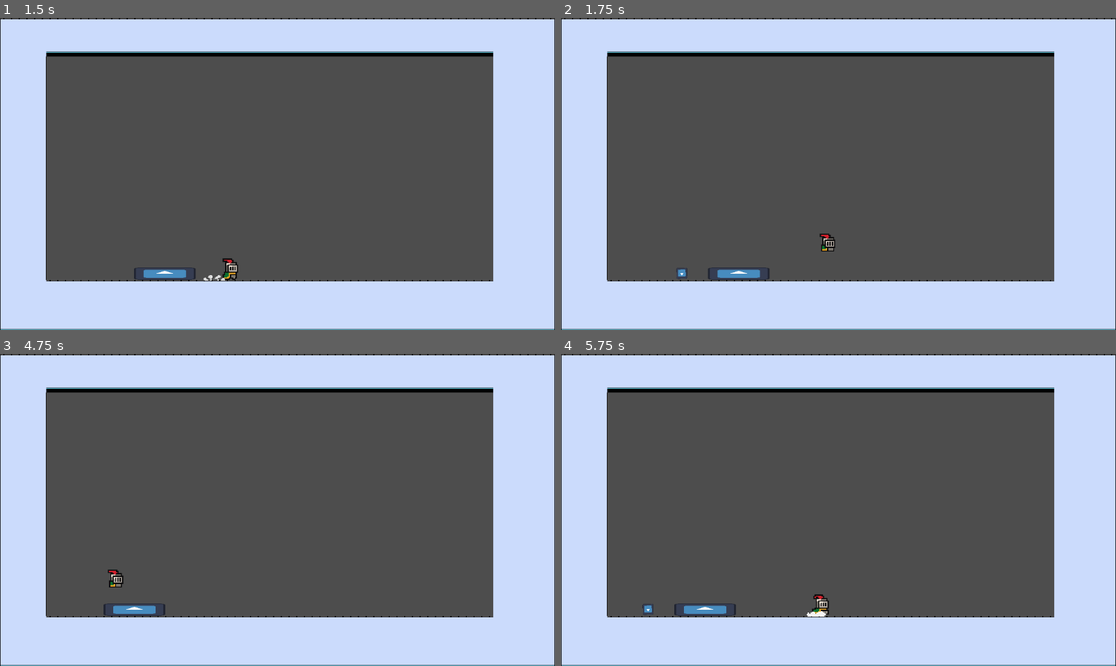
Above: before the commit, frames 1-4 (two rows, left to right).
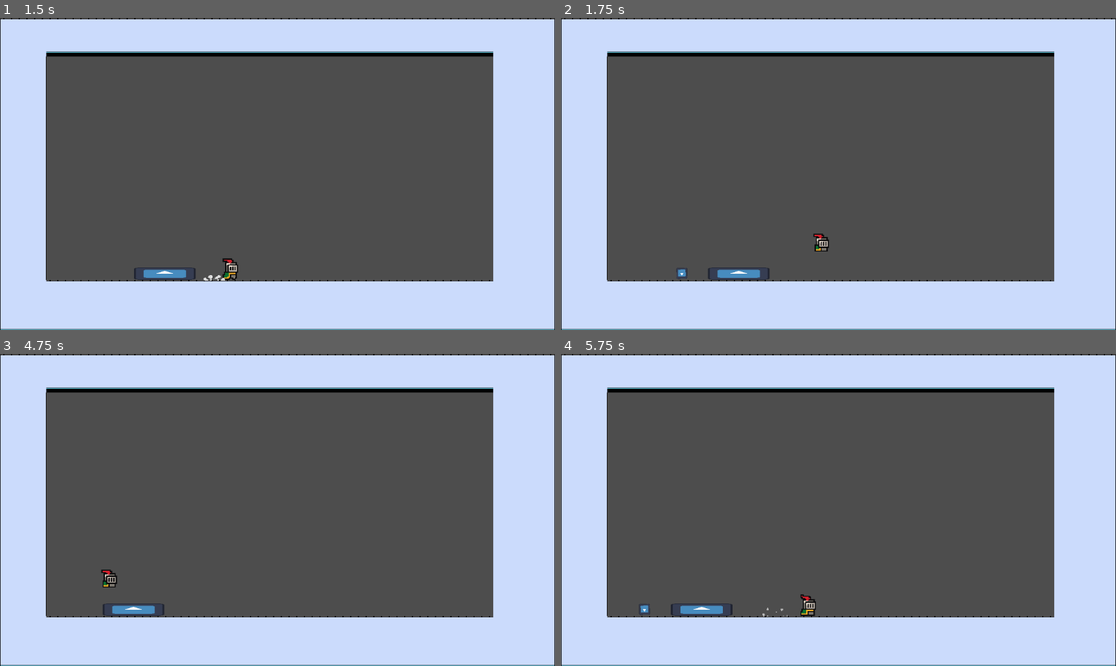
Above: after the commit, the same moments.

Repository: PjotrNik/shefjam
Game: Godot game, scene res://phase_1_map.tscn
Two runs of this game, one before a commit and one after it. Both use one fixed random seed, a clock stepped at 60 frames per second and the inputs below. This scene is started directly instead of the project's main scene. The engine's default icon, where the game draws it, is replaced by a stand-in: a white triangle on a blue panel in a dark square.
Inputs:
- Up to frame 1 (1.5 s): hold D (move_right) from 0.53 s (still down); tap Space (dash) at 0.6 s; tap W (jump) at 0.77, 1.07 s; tap S (melee_attack, bound only after the commit) at 0.8, 1.35 s
- Up to frame 2 (1.75 s): keep holding D (move_right); tap W (jump) at 1.52 s; tap Shift (ranged_attack, bound only after the commit) at 1.55 s
- Up to frame 3 (4.75 s): tap W (jump) at 1.82, 2.3, 2.85, 3.02, 3.32, 3.77, 4.07, 4.52 s; release D (move_right) at 2.03 s; hold A (move_left) 2.03-4.28 s; tap Shift (ranged_attack, bound only after the commit) at 2.1, 4.55 s; tap Space (dash) at 3.05, 3.6 s; tap S (melee_attack, bound only after the commit) at 3.8, 4.35 s; hold D (move_right) from 4.28 s (still down)
- Up to frame 4 (5.75 s): keep holding D (move_right); tap W (jump) at 4.82, 5.3 s; tap Shift (ranged_attack, bound only after the commit) at 5.1 s

Frame 1 is identical in both runs. In frame 2, 0.2% of the frame differs, in the area x 45-50%, y 69-75%; in frame 3, 0.2%; in frame 4, 0.5%, in the area x 14-49%, y 77-85%.

Commit message:
Added shotgun particle effect

Diff:
--- a/project.godot
+++ b/project.godot
@@ -30,11 +30,6 @@
 "events": [Object(InputEventKey,"resource_local_to_scene":false,"resource_name":"","device":-1,"window_id":0,"alt_press …(191 unchanged characters)…
 ]
 }
-jump={
-"deadzone": 0.2,
-"events": [Object(InputEventKey,"resource_local_to_scene":false,"resource_name":"","device":-1,"window_id":0,"alt_pressed":false,"shift_pressed":false,"ctrl_pressed":false,"meta_pressed":false,"pressed":false,"keycode":0,"physical_keycode":87,"key_label":0,"unicode":119,"location":0,"echo":false,"script":null)
-]
-}
 move_left={
 "deadzone": 0.2,
 "events": [Object(InputEventKey,"resource_local_to_scene":false,"resource_name":"","device":-1,"window_id":0,"alt_press …(191 unchanged characters)…
@@ -45,6 +40,21 @@
 "events": [Object(InputEventKey,"resource_local_to_scene":false,"resource_name":"","device":-1,"window_id":0,"alt_press …(192 unchanged characters)…
 ]
 }
+jump={
+"deadzone": 0.2,
+"events": [Object(InputEventKey,"resource_local_to_scene":false,"resource_name":"","device":-1,"window_id":0,"alt_pressed":false,"shift_pressed":false,"ctrl_pressed":false,"meta_pressed":false,"pressed":false,"keycode":0,"physical_keycode":87,"key_label":0,"unicode":119,"location":0,"echo":false,"script":null)
+]
+}
+melee_attack={
+"deadzone": 0.2,
+"events": [Object(InputEventKey,"resource_local_to_scene":false,"resource_name":"","device":-1,"window_id":0,"alt_pressed":false,"shift_pressed":false,"ctrl_pressed":false,"meta_pressed":false,"pressed":false,"keycode":0,"physical_keycode":83,"key_label":0,"unicode":115,"location":0,"echo":false,"script":null)
+]
+}
+ranged_attack={
+"deadzone": 0.2,
+"events": [Object(InputEventKey,"resource_local_to_scene":false,"resource_name":"","device":-1,"window_id":0,"alt_pressed":false,"shift_pressed":false,"ctrl_pressed":false,"meta_pressed":false,"pressed":false,"keycode":0,"physical_keycode":4194325,"key_label":0,"unicode":0,"location":0,"echo":false,"script":null)
+]
+}
 
 [rendering]
 
--- a/scenes/player.tscn
+++ b/scenes/player.tscn
@@ -260,6 +260,20 @@
 scale_amount_max = 3.05
 color_ramp = SubResource("Gradient_g2els")
 
+[node name="ShotgunParticles" type="CPUParticles2D" parent="."]
+position = Vector2(8, 0)
+emitting = false
+one_shot = true
+preprocess = 0.25
+speed_scale = 5.55
+explosiveness = 1.0
+spread = 10.32
+gravity = Vector2(0, 0)
+initial_velocity_min = 20.2
+initial_velocity_max = 80.81
+scale_amount_min = 4.1
+scale_amount_max = 4.1
+
 [node name="AnimatedSprite2D" type="AnimatedSprite2D" parent="."]
 position = Vector2(0, -5)
 sprite_frames = SubResource("SpriteFrames_tuyoq")
@@ -283,5 +297,9 @@
 [node name="Marker2D" type="Marker2D" parent="."]
 position = Vector2(0, -3)
 
+[node name="ShotgunRayCast" type="RayCast2D" parent="."]
+
+[node name="MeleeRayCast" type="RayCast2D" parent="."]
+
 [connection signal="timeout" from="DashTimer" to="." method="_on_dash_timer_timeout"]
 [connection signal="timeout" from="DashCooldown" to="." method="_on_dash_cooldown_timeout"]
--- a/scripts/player.gd
+++ b/scripts/player.gd
@@ -4,14 +4,15 @@
 const SPEED = 300.0
 const JUMP_VELOCITY = -1000.0
 const DASH_SPEED = 1000
+const SHOTGUN_RECOil = 500.0
 
 @onready var animated_sprite_2d: AnimatedSprite2D = $AnimatedSprite2D
 @onready var dash_timer: Timer = $DashTimer
 @onready var dash_cooldown: Timer = $DashCooldown
 @onready var dash_particles: CPUParticles2D = $DashParticles
 @onready var dust_scene = preload("res://scenes/dust.tscn")
-@onready var dust: AnimatedSprite2D = $Dust
 @onready var marker_2d: Marker2D = $Marker2D
+@onready var shotgun_particles: CPUParticles2D = $ShotgunParticles
 
 var is_dead = false
 var has_landed = true
@@ -40,8 +41,10 @@
 	# Get the input direction: -1, 0, +1
 	var direction = Input.get_axis("move_left", "move_right")
 	dash_particles.direction.x = -direction
+	shotgun_particles.direction.x = -1 if animated_sprite_2d.flip_h == true else 1
 	var current_dash_direction = direction
 
+	# Dashing and movement
 	if Input.is_action_just_pressed("dash") and can_dash and direction != 0:
 		dashing = true
 		can_dash = false
@@ -67,6 +70,15 @@
 	elif direction > 0:
 		animated_sprite_2d.flip_h = false
 
+	# Attacks
+	if Input.is_action_just_pressed("melee_attack") and not dashing:
+		pass
+
+	if Input.is_action_just_pressed("ranged_attack") and not dashing:
+		velocity.x = (-direction) * SHOTGUN_RECOil
+		shotgun_particles.emitting = true
+
+
 	move_and_slide()
 
 func play_animations(name: String) -> void:
